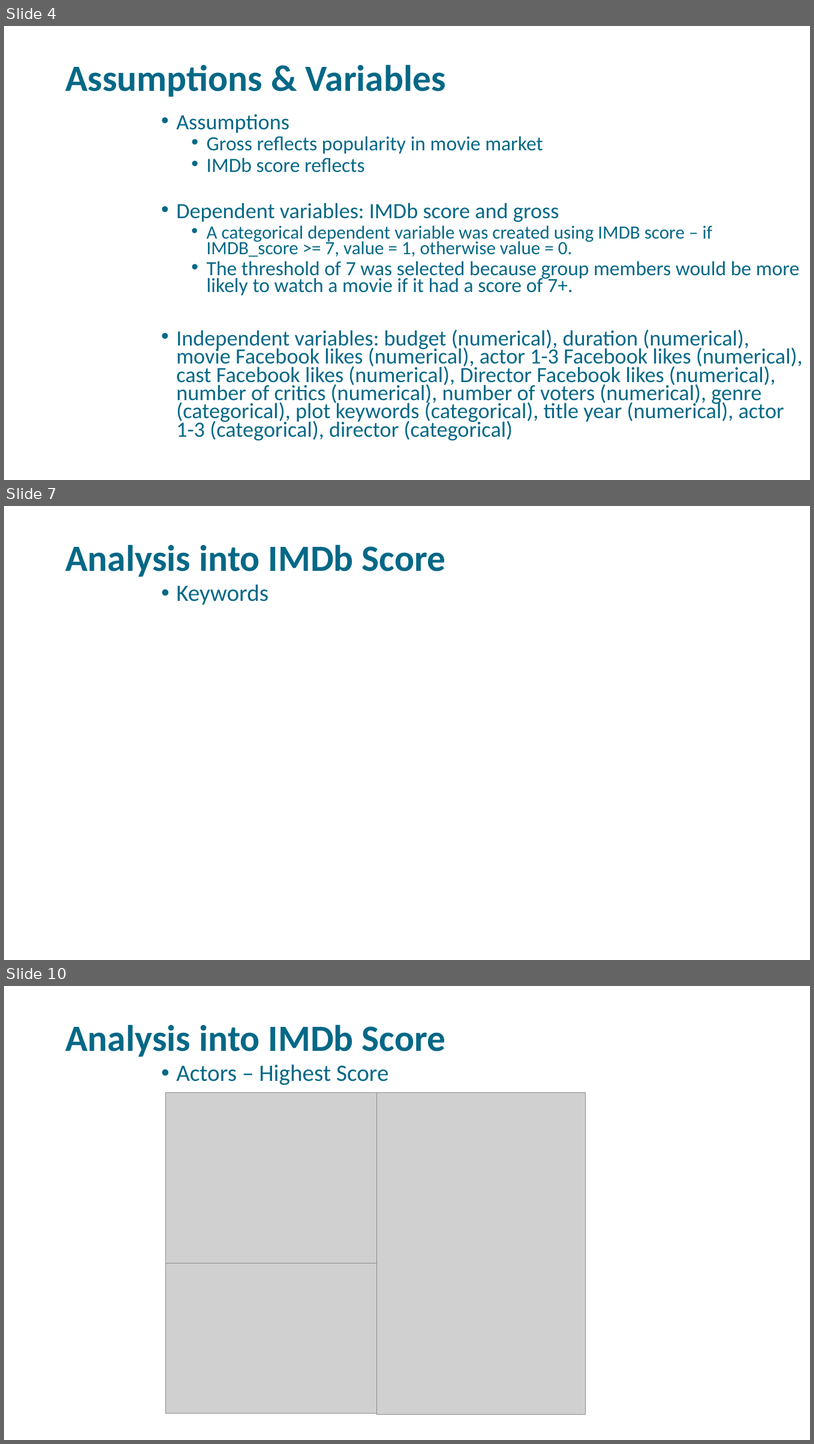
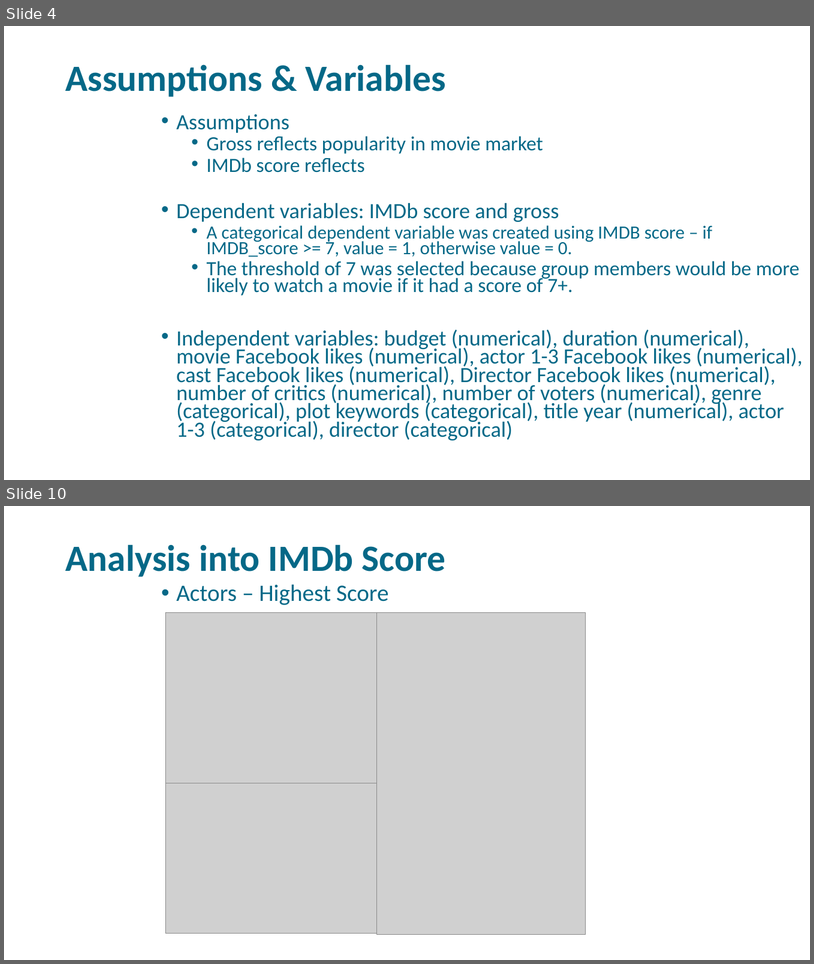
Before and after one commit to libbyYOU/IMDb-5000-movie-project, a slide deck: DSO-530 Final Project.pptx. Shown one above the other, each under a label of ours: slides 4, 7 and 10 before the commit, slides 4 and 10 after it; the slides between them are not shown. The pictures are 814x1444 and 814x964 pixels, drawn with LibreOffice and Linux fonts; fonts in the diff are those of the drawing; grey boxes stand for pictures; background and template pictures are left out. Boxes give left, top, right and bottom in pixels: in the first picture for what was removed or moved away, otherwise in the second. Text is boxed around its words. In the diff, an @@ line names an element or a change of style, - is before the commit and + after.

```diff
--- a/DSO-530 Final Project.pptx
+++ b/DSO-530 Final Project.pptx
@@ slide 7 removed at (4,506,810,960), background picture (left out) @@
@@ title removed at (65,544,446,577) @@
-Analysis into IMDb Score
@@ text removed at (176,584,269,605) @@
-• Keywords
```
Also in this commit, not shown: 6 slides changed, 2 slides added, 1 other slide removed, 2 other files.
